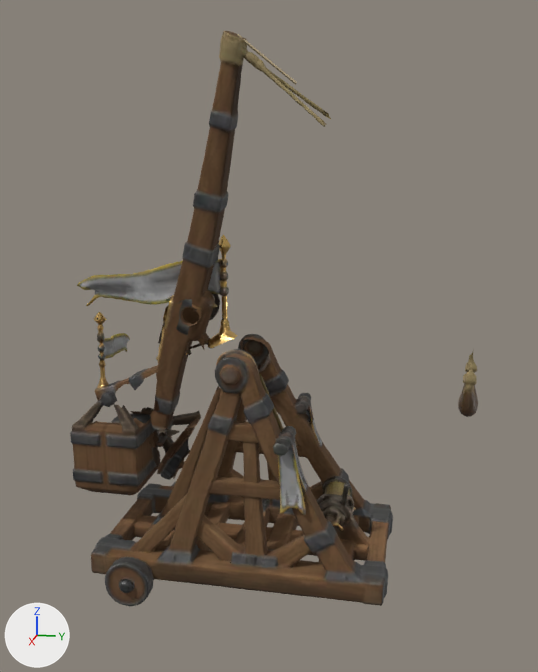
Two versions of the glTF model public/models/v2/trebuchet.glb, one commit apart.
One viewpoint serves both versions: a 50 mm lens placed at (11.91, 2.39, 7.07), pointed at (0.24, 0.06, 4.15). Every picture has the same lights, and +X, +Y and +Z are marked at lower left. The first picture is the older version. Both versions are drawn at frame 22 of the action 'death'; the numbers are the values there. Vertices at exactly the same position are counted once.
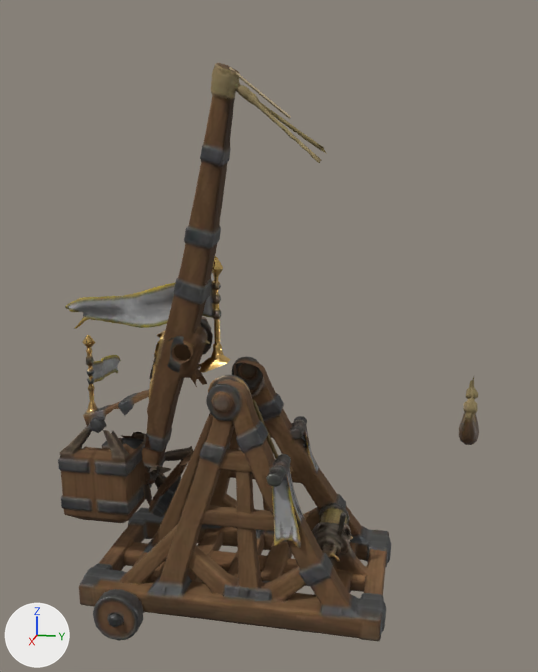
ob_frame is not drawn itself; it is the parent of ob_mesh_3.
ob_arm is not drawn itself; it is the parent of ob_rope, ob_mesh_2.

What differs and where, as boxes (x1, y1, x2, y2) in the pictures (538 x 672 px):
```json
{"object": "Mesh_3", "change": "surface changed, moved", "before": [70, 234, 478, 606], "after": [58, 256, 479, 642]}
{"object": "Mesh_2", "change": "surface changed, moved", "before": [149, 30, 332, 480], "after": [141, 63, 327, 517]}
{"object": "Mesh_1", "change": "moved", "before": [237, 34, 297, 85], "after": [229, 67, 291, 119]}
```

Edits to the scene script, one JSON object a line:
```json
{"block": "mat_trebuchet_mat", "change": "nodes: BsdfPrincipled, Mapping x3, NormalMap, OutputMaterial, SeparateColor, TexImage x3, UVMap x3"}
{"block": "mat_trebuchet_mat", "change": "nodes: BsdfPrincipled, NormalMap, OutputMaterial, SeparateColor, TexImage x3"}
{"block": "me_mesh_2", "where": "me_mesh_2.from_pydata(...)  # 1248 vertices, 2321 faces; spans x 2539.0..4438.0, y -13373.0..0.0, z 0.0..7389.0"}
{"block": "me_mesh_2", "where": "# used by ob_mesh_2; parent = ob_arm; location = (-1.787, 5.014, -1.256); scale = (0.000517, 0.000517, 0.000517)"}
{"block": "me_mesh_2", "change": "me_mesh_2 part 1: texture (UV) coordinates of 2321 of 2321 faces, centred in x 2551.0..4422.0, y -13370.0..-8.0, z 179.0..7372.0, changed; they spanned u 0.0..0.06, v 0.94..1.0 and now span u 0.01..0.99, v 0.01..0.98"}
{"block": "me_mesh_3", "where": "me_mesh_3.from_pydata(...)  # 6256 vertices, 12453 faces; spans x 0.0..6912.0, y -16383.0..-3015.0, z 2429.0..14004.0"}
{"block": "me_mesh_3", "where": "# used by ob_mesh_3; parent = ob_frame; location = (-1.787, 5.014, -1.256); scale = (0.000517, 0.000517, 0.000517)"}
{"block": "me_mesh_3", "change": "me_mesh_3 part 2: texture (UV) coordinates of 12453 of 12453 faces, centred in x 4.0..6908.0, y -16375.0..-3021.0, z 2438.0..13973.0, changed; they spanned u 0.0..0.06, v 0.94..1.0 and now span u 0.01..1.0, v 0.0..0.98"}
{"op": "set", "path": "ob_arm.parent", "old": "ob_trebuchet", "new": "ob_frame"}
{"op": "set", "path": "ob_frame.location", "old": "(0.0, 0.0, -0.206)", "new": "(0.497, 0.0, -0.496)"}
```
